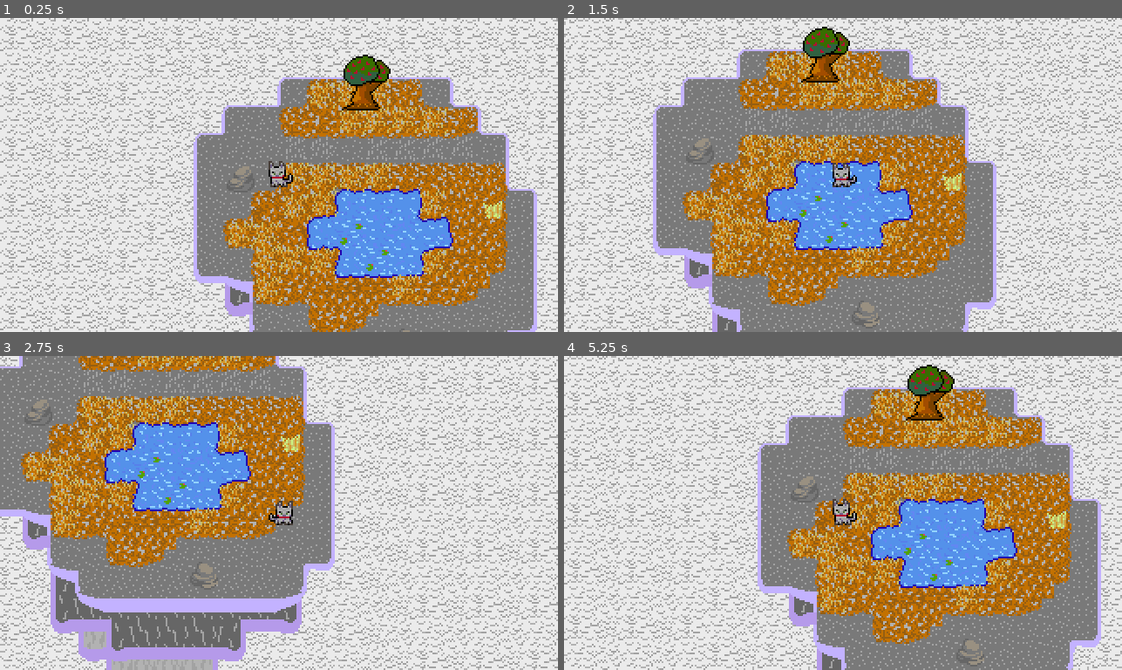
Above: before the commit, frames 1-4 (two rows, left to right).
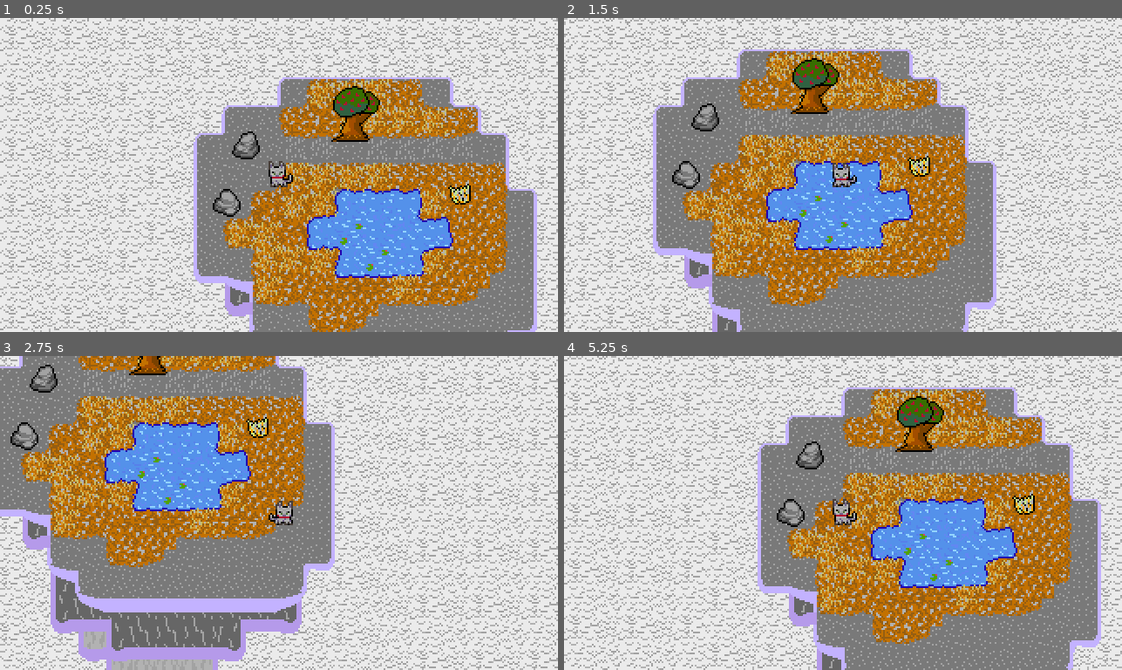
Above: after the commit, the same moments.

Repository: Tsunami014/SkyIslands
Game: Godot game, scene res://Main.tscn
The game is run twice, just before and just after one commit, with the same random seed, the same clock (stepped at 60 frames per second) and the same inputs.
Inputs:
- Up to frame 1 (0.25 s): no input
- Up to frame 2 (1.5 s): tap Enter at 0.5 s; hold Right (move_right) 0.53-1.28 s; tap Space (collect) at 0.6, 1.35 s; hold Down (move_down) from 1.28 s (still down)
- Up to frame 3 (2.75 s): release Down (move_down) at 2.03 s; hold Right (move_right) from 2.03 s (still down); tap Alt at 2.1 s; tap Space (collect) at 2.3 s
- Up to frame 4 (5.25 s): release Right (move_right) at 2.78 s; hold Up (move_up) 2.78-3.53 s; tap Shift at 2.85 s; tap Space (collect) at 3.05, 3.6, 4.35 s; hold Left (move_left) 3.53-5.03 s; hold Down (move_down) from 5.03 s (still down); tap Alt at 5.1 s

The runs differ from the first frame. In frame 1, 2.6% of the frame differs, in the area x 38-90%, y 11-100%; in frame 2, 2.7%, in the area x 19-72%, y 2-99%; in frame 3, 1.3%; in frame 4, 2.7%.

Commit message:
Fixed a bug with selection and other small things

Diff:
--- a/game/Main.tscn
+++ b/game/Main.tscn
@@ -10,9 +10,6 @@
 
 [sub_resource type="ShaderMaterial" id="ShaderMaterial_wkp8b"]
 shader = ExtResource("5_03owx")
-shader_parameter/outline_color = Color(0, 0, 0, 1)
-shader_parameter/blink_color = Color(1, 1, 1, 1)
-shader_parameter/blink_time_scale = 0.0
 
 [sub_resource type="AtlasTexture" id="AtlasTexture_3dxm6"]
 atlas = ExtResource("4_fos0i")
@@ -75,9 +72,40 @@
 level_name = "Level_0"
 metadata/_custom_type_script = "uid://knrt8ut8vw04"
 
+[node name="Rock" type="Area2D" parent="Map"]
+position = Vector2(49, 87)
+script = ExtResource("5_trn2v")
+item = "rock"
+hide = true
+
+[node name="Img" type="Sprite2D" parent="Map/Rock"]
+material = SubResource("ShaderMaterial_wkp8b")
+texture = ExtResource("4_lgr22")
+region_enabled = true
+region_rect = Rect2(64, 0, 16, 16)
+
+[node name="CollisionPolygon2D" type="CollisionPolygon2D" parent="Map/Rock"]
+polygon = PackedVector2Array(-8, 0, -8, 5, 0, 8, 4, 8, 8, 4, 8, -1, 2, -8, -3, -8)
+
+[node name="Rock2" type="Area2D" parent="Map"]
+position = Vector2(60, 54)
+script = ExtResource("5_trn2v")
+item = "rock"
+hide = true
+
+[node name="Img" type="Sprite2D" parent="Map/Rock2"]
+material = SubResource("ShaderMaterial_wkp8b")
+texture = ExtResource("4_lgr22")
+region_enabled = true
+region_rect = Rect2(80, 0, 16, 16)
+
+[node name="CollisionPolygon2D" type="CollisionPolygon2D" parent="Map/Rock2"]
+polygon = PackedVector2Array(-2, -6, -7, 1, -8, 5, -3, 8, 3, 8, 8, 3, 5, -6, 2, -8)
+
 [node name="Tree" type="Area2D" parent="Map"]
-position = Vector2(127, 18)
+position = Vector2(121, 36)
 script = ExtResource("5_trn2v")
+item = "apple"
 
 [node name="Img" type="Sprite2D" parent="Map/Tree"]
 material = SubResource("ShaderMaterial_wkp8b")
@@ -85,9 +113,24 @@
 region_enabled = true
 region_rect = Rect2(0, 0, 32, 32)
 
-[node name="Collision" type="CollisionPolygon2D" parent="Map/Tree"]
-position = Vector2(-1, 0)
-polygon = PackedVector2Array(-6, 3, -7, 10, -13, 17, 13, 17, 8, 6, 18, -2, 18, -9, 7, -17, -2, -17, -11, -10, -11, -2)
+[node name="CollisionPolygon2D" type="CollisionPolygon2D" parent="Map/Tree"]
+position = Vector2(2, 0)
+polygon = PackedVector2Array(1, -16, -7, -15, -13, -9, -13, -2, -6, 4, -9, 7, -9, 12, -14, 16, 8, 16, 4, 7, 14, -4, 14, -8, 9, -13)
+
+[node name="Grass" type="Area2D" parent="Map"]
+position = Vector2(183, 82)
+script = ExtResource("5_trn2v")
+item = "grass"
+hide = true
+
+[node name="Img" type="Sprite2D" parent="Map/Grass"]
+material = SubResource("ShaderMaterial_wkp8b")
+texture = ExtResource("4_lgr22")
+region_enabled = true
+region_rect = Rect2(96, 0, 16, 16)
+
+[node name="CollisionPolygon2D" type="CollisionPolygon2D" parent="Map/Grass"]
+polygon = PackedVector2Array(5, -6, -7, -4, -6, 2, -3, 6, 3, 6, 6, 4)
 
 [node name="Player" type="CharacterBody2D" parent="."]
 unique_name_in_owner = true
@@ -105,5 +148,11 @@
 [node name="Camera2D" type="Camera2D" parent="Player"]
 position = Vector2(-1, 1)
 
+[connection signal="body_entered" from="Map/Rock" to="Map/Rock" method="_on_body_entered"]
+[connection signal="body_exited" from="Map/Rock" to="Map/Rock" method="_on_body_exited"]
+[connection signal="body_entered" from="Map/Rock2" to="Map/Rock2" method="_on_body_entered"]
+[connection signal="body_exited" from="Map/Rock2" to="Map/Rock2" method="_on_body_exited"]
 [connection signal="body_entered" from="Map/Tree" to="Map/Tree" method="_on_body_entered"]
 [connection signal="body_exited" from="Map/Tree" to="Map/Tree" method="_on_body_exited"]
+[connection signal="body_entered" from="Map/Grass" to="Map/Grass" method="_on_body_entered"]
+[connection signal="body_exited" from="Map/Grass" to="Map/Grass" method="_on_body_exited"]
--- a/game/collect.gd
+++ b/game/collect.gd
@@ -1,5 +1,6 @@
 extends Area2D
 @export var item: String
+@export var hide: bool = false
 var done: bool = false
 
 func _on_body_entered(body):
@@ -10,9 +11,7 @@
 		_setColour(Color(0.0, 0.0, 0.0, 1.0))
 
 func _setColour(col: Color):
-	var material = $Img.material
-	if material is ShaderMaterial:
-		material.set_shader_parameter("outline_color", col)
+	$Img.set_instance_shader_parameter("outline_color", col)
 
 func _ready() -> void:
 	pass
@@ -24,5 +23,8 @@
 			if body is Player:
 				done = true
 				%Player.items.append(item)
-				_setColour(Color(0.0, 0.0, 0.0, 1.0))
-				$Img.region_rect.position.x += $Img.region_rect.size.x
+				if hide:
+					$Img.hide()
+				else:
+					_setColour(Color(0.0, 0.0, 0.0, 1.0))
+					$Img.region_rect.position.x += $Img.region_rect.size.x
--- a/game/outline.gdshader
+++ b/game/outline.gdshader
@@ -1,10 +1,10 @@
 // Modified slightly from https://godotshaders.com/shader/lightweight-pixel-perfect-outline/ !
 shader_type canvas_item;
-uniform vec4 outline_color : source_color = vec4(1.0);
+instance uniform vec4 outline_color : source_color = vec4(0.0, 0.0, 0.0, 1.0);
 //Blinking modulates the base color.
 //Set blink_time_scale to 0 if you don't want blinking.
-uniform vec4 blink_color : source_color = vec4(1.0);
-uniform float blink_time_scale : hint_range(0.0, 10.0, 0.1) = 0.0;
+instance uniform vec4 blink_color : source_color = vec4(1.0);
+instance uniform float blink_time_scale : hint_range(0.0, 10.0, 0.1) = 0.0;
 
 void fragment() {
 	vec2 pixel_size = TEXTURE_PIXEL_SIZE;
Binary file changed: game/assets/decor.aseprite
Binary file changed: game/assets/decor.png
Binary file changed: game/assets/items.png
Binary file changed: game/assets/tileset.aseprite
Binary file changed: game/assets/tileset.png
Not shown, changed: game/map.ldtk
Binary file changed: game/map/simplified/Level_0/TopTiles.0.translation
Not shown, changed: game/map/simplified/Level_0/TopTiles.csv.import
Binary file changed: game/map/simplified/Level_0/UnderTiles.0.translation
Not shown, changed: game/map/simplified/Level_0/UnderTiles.csv.import
Binary file changed: game/map/simplified/Level_0/_composite.png
Not shown, changed: game/map/simplified/Level_0/_composite.png.import
(and 2 more such lines)
